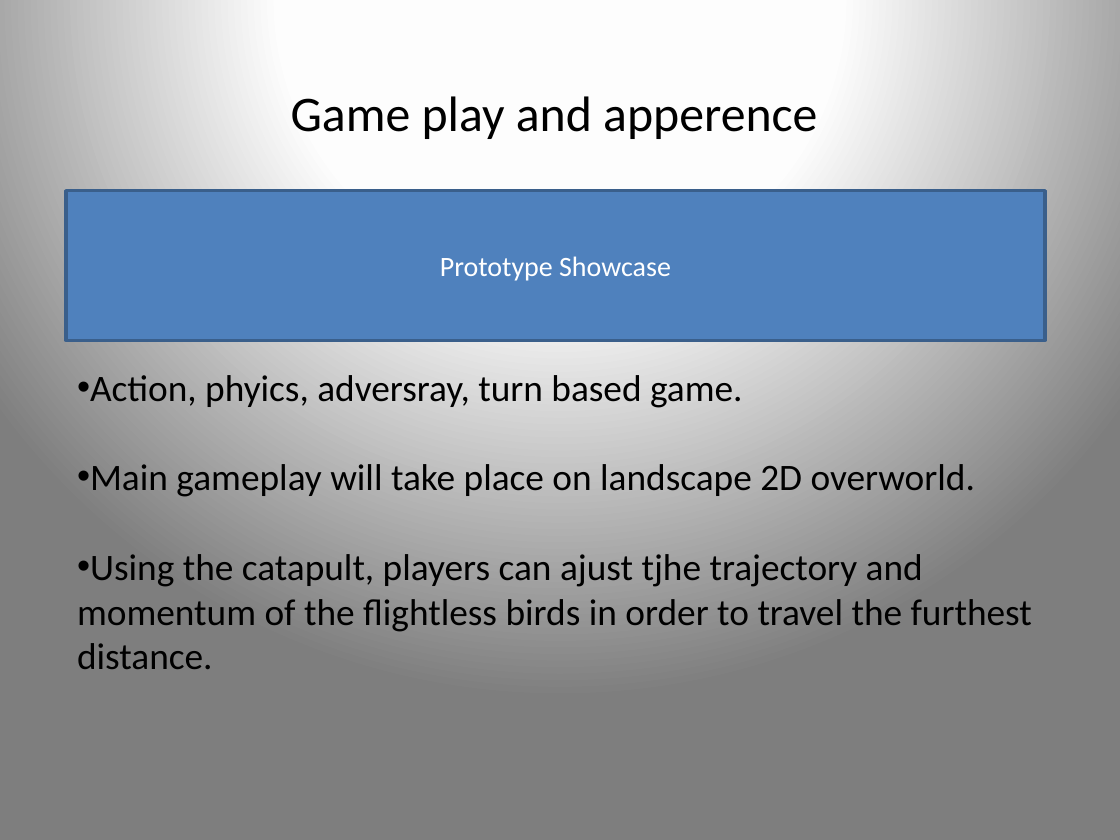
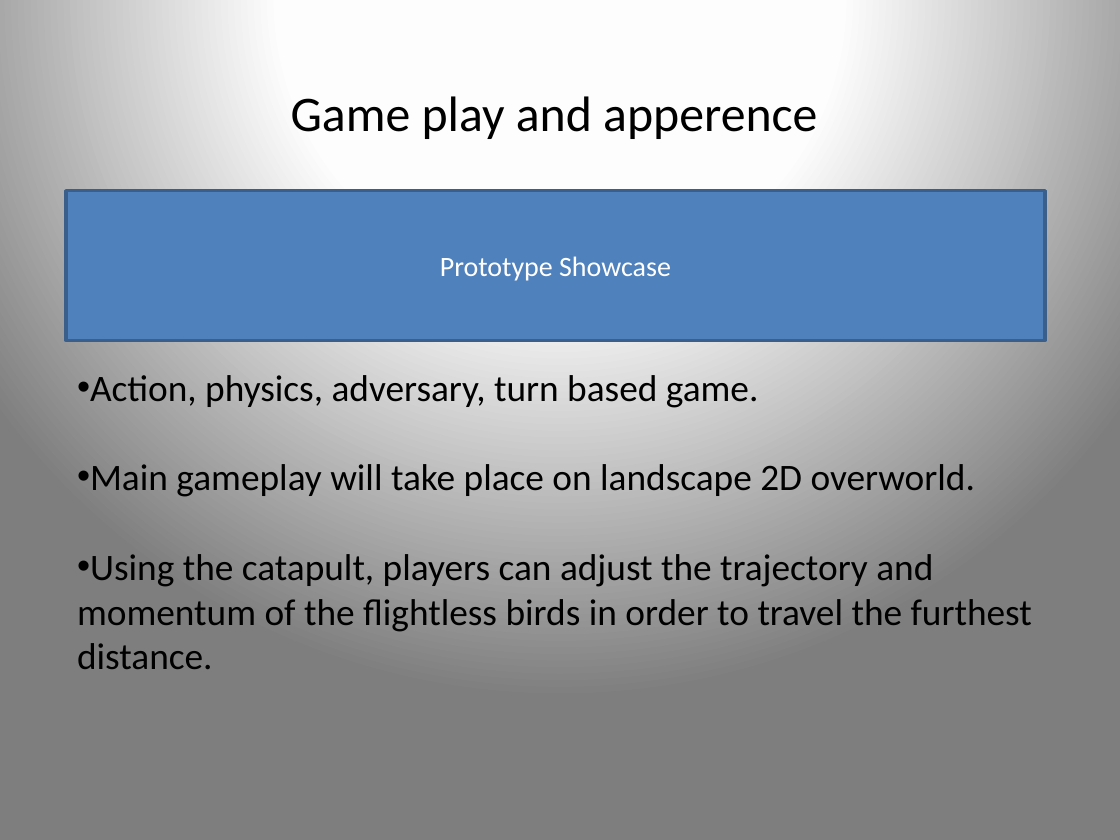
Before and after one commit to UoSGamesGroups/second-semester-s2-l4-5-group-19, a slide deck: slide 8 of Presentation/Pitch Presentation_Group 19.pptx (slide 9 before the commit). Drawn at 1120x840 pixels with LibreOffice and Linux fonts; fonts in the diff are those of the drawing. Boxes give left, top, right and bottom in pixels: in the first picture for what was removed or moved away, otherwise in the second. Text is boxed around its words. In the diff, an @@ line names an element or a change of style, - is before the commit and + after.

```diff
--- a/Presentation/Pitch Presentation_Group 19.pptx
+++ b/Presentation/Pitch Presentation_Group 19.pptx
@@ text at [90, 375, 759, 408]: text changed @@
-• Action, phyics, adversray, turn based game.
+• Action, physics, adversary, turn based game.
@@ text at [77, 554, 1032, 669]: text changed @@
-• Using the catapult, players can ajust tjhe trajectory and momentum of the flightless birds in order to travel the furthest distance.
+• Using the catapult, players can adjust the trajectory and momentum of the flightless birds in order to travel the furthest distance.
```
Also in this commit, not shown: 7 other slides changed, 1 slide added, 3 slides removed, 2 other files.
